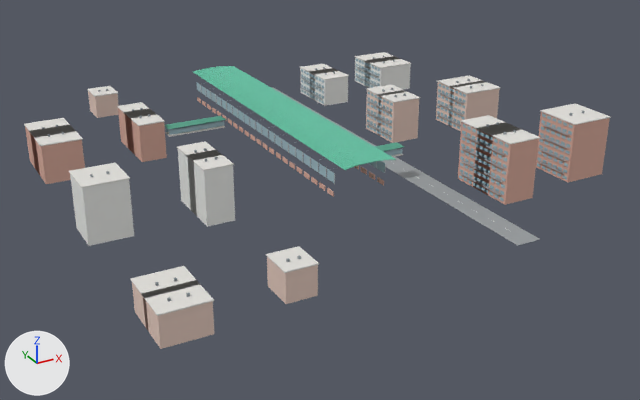
One commit to the glTF model assets/photo-stations/7.gltf: the scene before it, then after it.
Rendered twice from a 50 mm camera at (-181.0, -369.0, 162.0) aimed at (15.0, -14.0, -16.0). The axes (+X, +Y, +Z) are drawn at lower left. The lights are the same throughout. The picture after the commit comes second. Vertices at exactly the same position are counted once.

Objects in the first picture: 'Station 7 photo-informed architecture and surroundings'.
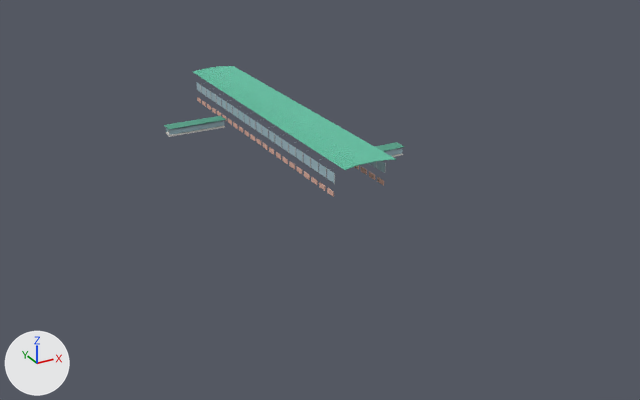
Changed parts and their boxes (x1, y1, x2, y2) in the pictures (640 x 400 px):
'Station 7 photo-informed architecture and surroundings', reshaped (59% narrower, 56% shorter): before (24, 52, 611, 349); after (164, 66, 404, 197)
part 1 of me_mesh_0, deleted: before (24, 52, 611, 349)

The change, as a diff of the scene's bpy script:
```diff
--- a/assets/photo-stations/7.gltf.py
+++ b/assets/photo-stations/7.gltf.py
@@ me_mesh_0 @@
 # used by ob_station_7_photo_informed_architecture_and_surroundings; location = (0.0, 0.0, 0.0)
-me_mesh_0.from_pydata(...)  # 9292 vertices, 13886 faces; spans x -108.0..132.0, y -128.0..134.0, z 0.0..31.0
+me_mesh_0.from_pydata(...)  # 1620 vertices, 2378 faces; spans x -44.0..44.0, y -84.0..84.0, z 12.0..31.0
+# me_mesh_0 part 1: 959 loose pieces with 7672 vertices, spanning x -108.0..132.0, y -128.0..134.0, z 0.0..30.0, are deleted
 me_mesh_0.materials.append(mat_roof)
@@ me_mesh_0 @@
 me_mesh_0.materials.append(mat_roofshine)
-me_mesh_0.materials.append(mat_red)  # beige #d6a99a
 me_mesh_0.materials.append(mat_concrete)
@@ me_mesh_0 @@
 me_mesh_0.materials.append(mat_brick)
-me_mesh_0.materials.append(mat_lightbrick)  # beige #e8cdc1
 me_mesh_0.materials.append(mat_glass)
-me_mesh_0.materials.append(mat_glassbright)  # pale blue #cfe6e9
-me_mesh_0.materials.append(mat_white)  # white #eeefec
-me_mesh_0.materials.append(mat_dark)  # grey #8e969a
-me_mesh_0.materials.append(mat_asphalt)  # grey #9a9ea0
-me_mesh_0.materials.append(mat_line)  # white #f1f0e9
 me_mesh_0.materials.append(mat_steel)
-me_mesh_0.materials.append(mat_blueroof)  # pale blue #b4cdd5
-me_mesh_0.materials.append(mat_shade)  # grey #b7bcb8
```
